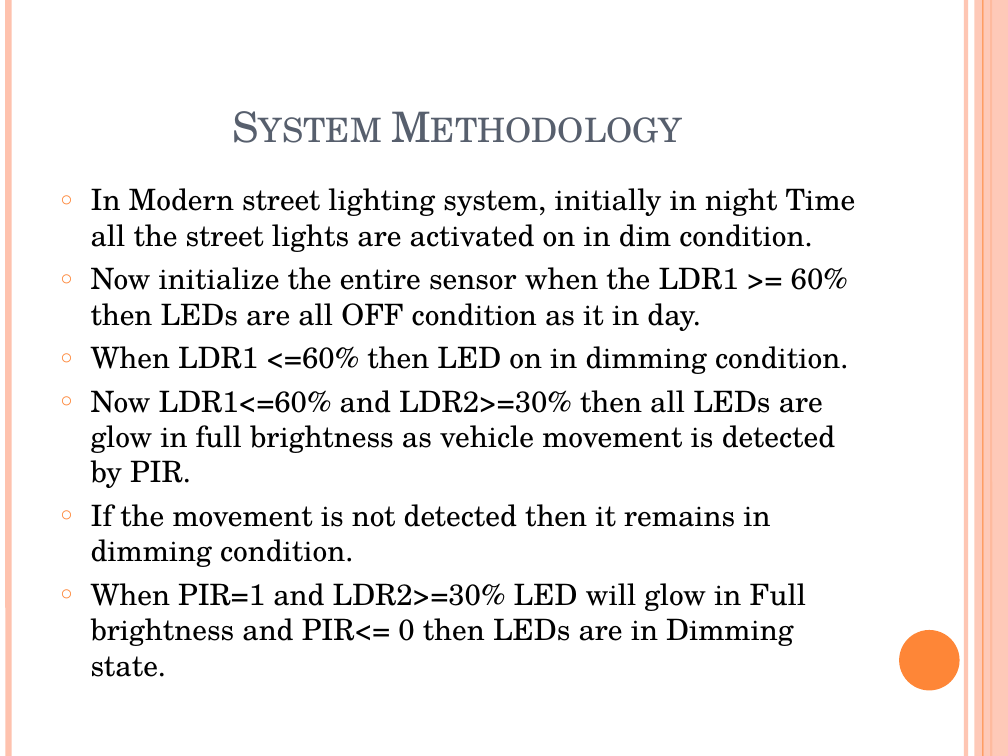
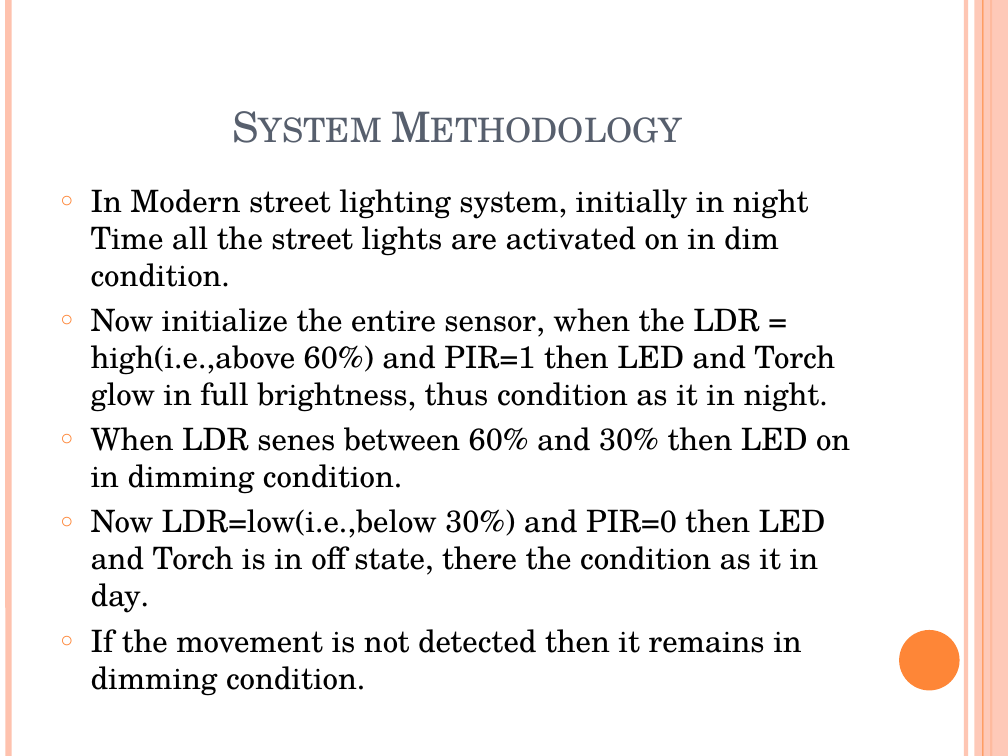
Before and after one commit to Devananda27200/MAIN_PROJECT_52, a slide deck: slide 7 of Street Lighting System with Intensity Control.pptm (slide 10 before the commit). Drawn at 1008x756 pixels with LibreOffice and Linux fonts; fonts in the diff are those of the drawing. Boxes give left, top, right and bottom in pixels: in the first picture for what was removed or moved away, otherwise in the second. Text is boxed around its words. In the diff, an @@ line names an element or a change of style, - is before the commit and + after.

```diff
--- a/Street Lighting System with Intensity Control.pptm
+++ b/Street Lighting System with Intensity Control.pptm
@@ text at (91, 189, 809, 696): size 21 to 22 pt in "In Modern street lighting system, initially in ...", "If the movement is not detected then ..." @@
@@ text at (91, 308, 850, 613): text changed; size 21 to 22 pt @@
-○ Now initialize the entire sensor when the LDR1 >= 60% then LEDs are all OFF condition as it in day.
-○ When LDR1 <=60% then LED on in dimming condition.
-○ Now LDR1<=60% and LDR2>=30% then all LEDs are glow in full brightness as vehicle movement is detected by PIR.
+○ Now initialize the entire sensor, when the LDR = high(i.e.,above 60%) and PIR=1 then LED and Torch glow in full brightness, thus condition as it in night.
+○ When LDR senes between 60% and 30% then LED on in dimming condition.
+○ Now LDR=low(i.e.,below 30%) and PIR=0 then LED and Torch is in off state, there the condition as it in day.
@@ text at (91, 583, 807, 677): paragraph removed @@
-○ When PIR=1 and LDR2>=30% LED will glow in Full brightness and PIR<= 0 then LEDs are in Dimming state.
```
Also in this commit, not shown: 3 other slides changed, 8 slides added, 4 slides removed.
